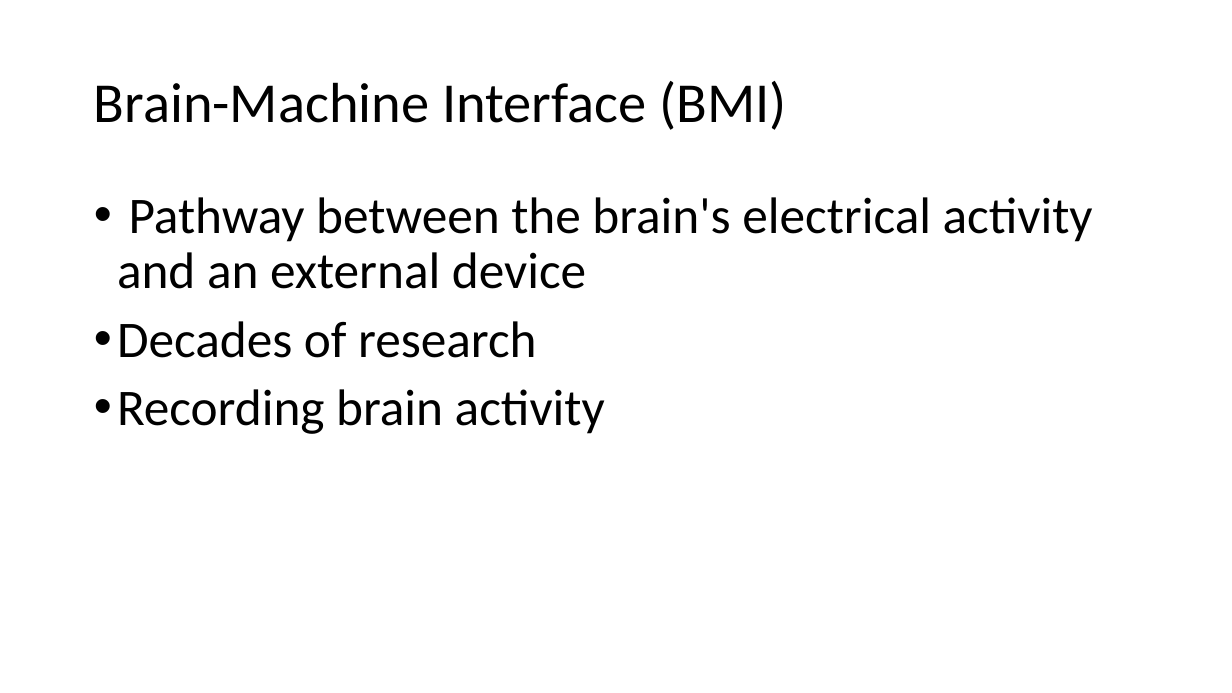
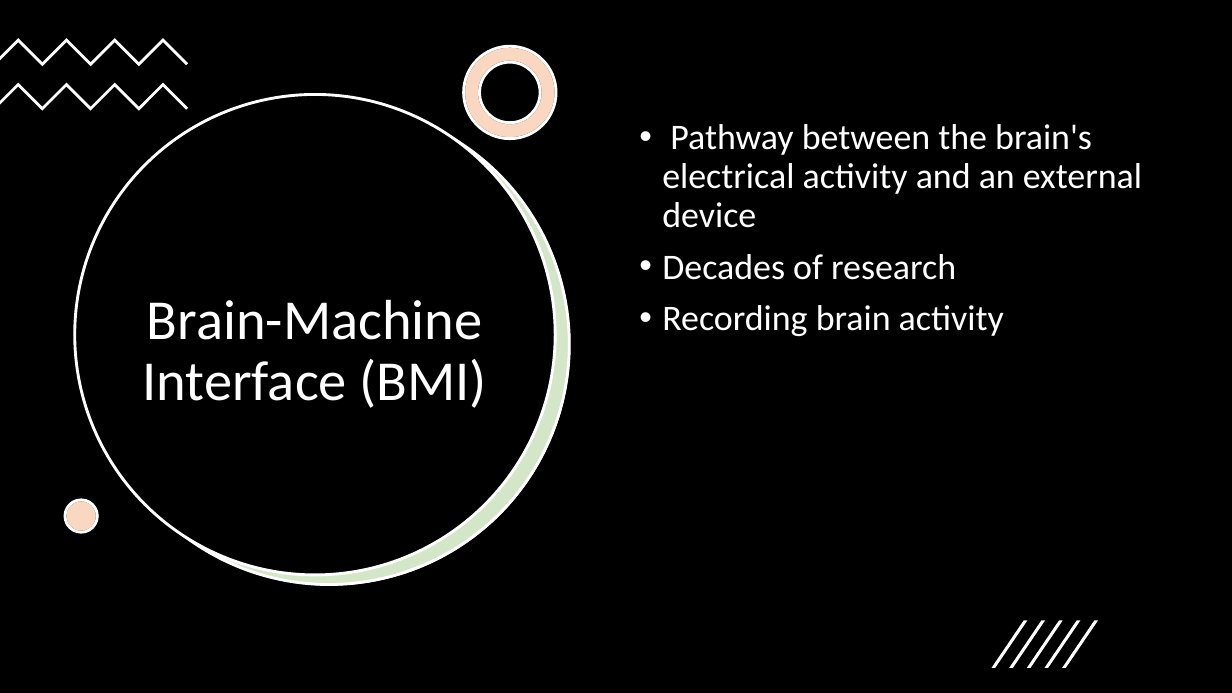
Before and after one commit to kajava-juri/kajava-juri.github.io, a slide deck: slide 2 of files/Neuralink.pptx. Drawn at 1232x693 pixels with LibreOffice and Linux fonts; fonts in the diff are those of the drawing. Boxes give left, top, right and bottom in pixels: in the first picture for what was removed or moved away, otherwise in the second. Text is boxed around its words. In the diff, an @@ line names an element or a change of style, - is before the commit and + after.

```diff
--- a/files/Neuralink.pptx
+++ b/files/Neuralink.pptx
@@ rectangle added at (0, 0, 1232, 693), fill #000000 @@
@@ freeform shape added at (0, 38, 189, 66), fill #FFFFFF @@
@@ freeform shape added at (464, 46, 556, 139), fill #FFFFFF, outline #000000 2.25 pt @@
@@ freeform shape added at (464, 46, 556, 139), fill #ED7D31 at 30% opacity, outline #FFFFFF 2.25 pt @@
@@ freeform shape added at (0, 82, 189, 110), fill #FFFFFF @@
@@ ellipse added at (75, 94, 555, 575), fill #000000, outline #FFFFFF 2.25 pt @@
@@ ellipse added at (89, 104, 569, 585), fill #70AD47 at 30% opacity, outline #FFFFFF 2.25 pt @@
@@ ellipse added at (90, 105, 570, 586), fill #FFFFFF @@
@@ text "Pathway between the brain's electrical ...": place and size @@
-text "Pathway between the brain's electrical ..." at (117, 197, 1093, 434)
+text "Pathway between the brain's electrical ..." at (662, 124, 1142, 336)
@@ text "Pathway between the brain's electrical ..." at (662, 124, 1142, 336): size 40 to 28 pt, text colour #000000 to #FFFFFF @@
@@ title "Brain-Machine Interface (BMI)": place and size @@
-title "Brain-Machine Interface (BMI)" at (94, 81, 786, 130)
+title "Brain-Machine Interface (BMI)" at (142, 299, 487, 408)
@@ title "Brain-Machine Interface (BMI)" at (142, 299, 487, 408): text colour #000000 to #FFFFFF; alignment left to centre @@
@@ ellipse added at (65, 500, 97, 532), fill #FFFFFF, outline #000000 2.25 pt @@
@@ ellipse added at (65, 500, 97, 532), fill #ED7D31 at 30% opacity, outline #FFFFFF 2.25 pt @@
@@ group added at (992, 620, 1099, 667): 5 freeform shapes @@
```
Also in this commit, not shown: 3 other slides changed.
